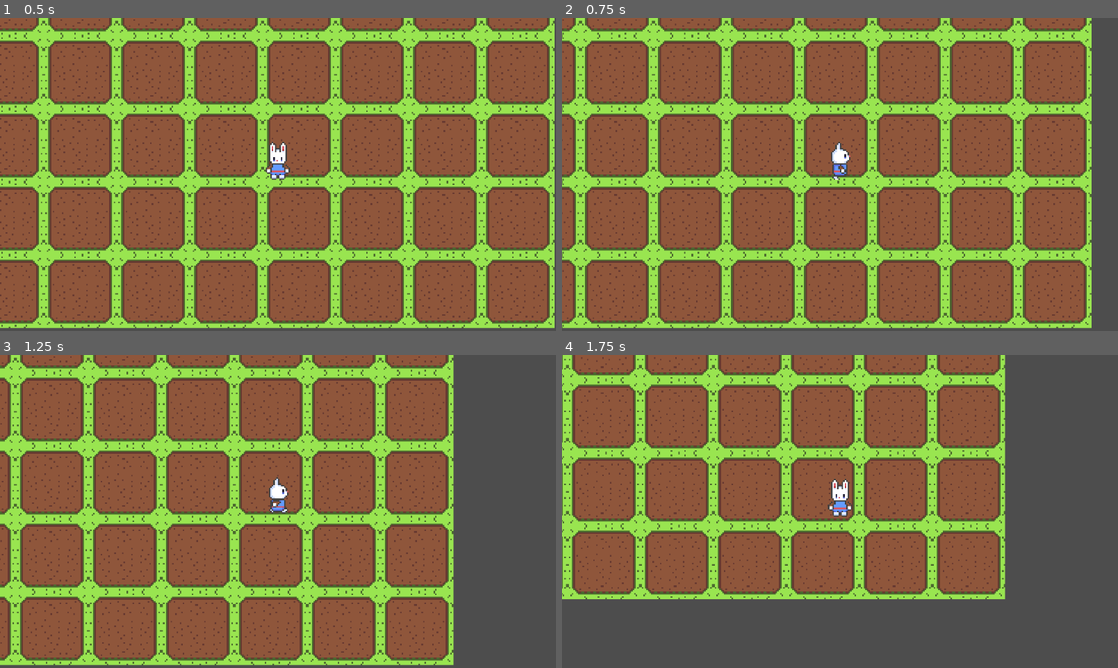
Above: before the commit, frames 1-4 (two rows, left to right).
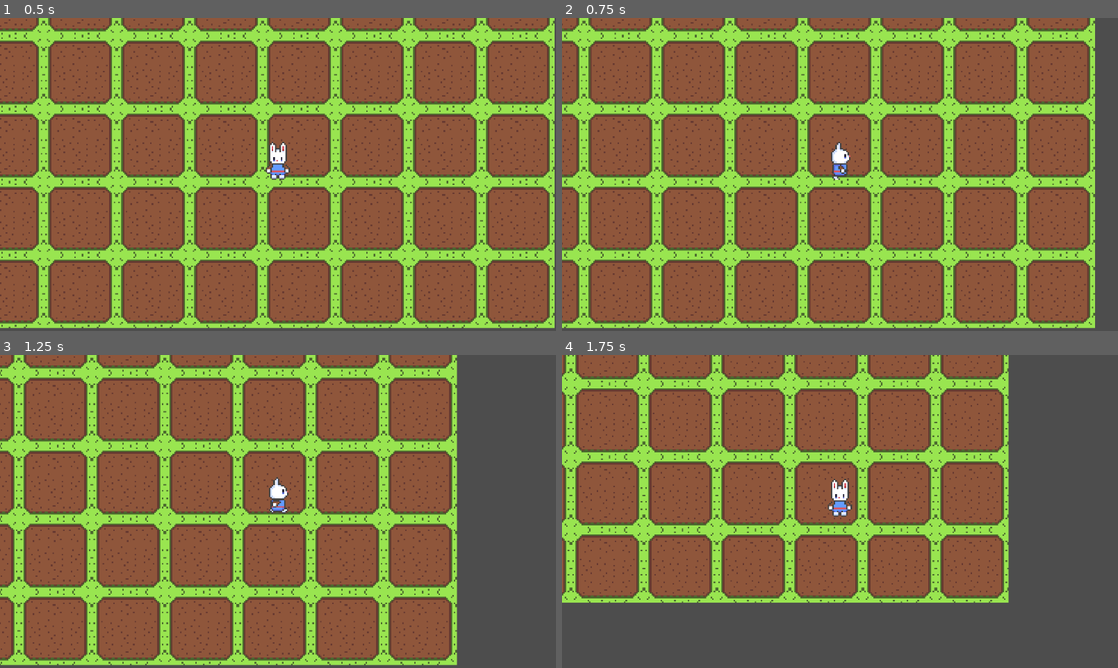
Above: after the commit, the same moments.

Repository: bregre550/bigbeef
Game: Godot game, scene res://Sandbox/01.tscn
The game is run twice, just before and just after one commit, with the same random seed, the same clock (stepped at 60 frames per second) and the same inputs.
Inputs:
- Up to frame 1 (0.5 s): no input
- Up to frame 2 (0.75 s): tap Enter at 0.5 s; hold D (right) from 0.53 s (still down); tap / (strafe) at 0.6 s
- Up to frame 3 (1.25 s): keep holding D (right)
- Up to frame 4 (1.75 s): release D (right) at 1.28 s; hold S (down) from 1.28 s (still down); tap Space (shoot) at 1.35 s; tap / (strafe) at 1.55 s

Frame 1 is identical in both runs. In frame 2, 24% of the frame differs, in the area x 0-96%, y 0-100%; in frame 3, 21%; in frame 4, 23%.

Commit message:
added strafe speed
slowed character while strafing

Diff:
--- a/big-beef/Scripts/state_walk.gd
+++ b/big-beef/Scripts/state_walk.gd
@@ -1,6 +1,8 @@
 class_name State_Walk extends State
 
-@export var move_speed : float = 100.0
+@export var strafe_speed: float = 65.0
+@export var normal_speed: float = 100.0
+@export var move_speed : float
 @onready var idle: State = $"../Idle"
 @onready var walk: State = $"../Walk"
 
@@ -13,6 +15,12 @@
 func Process( _delta: float ) -> State:
 	if player.direction == Vector2.ZERO:
 		return idle
+
+	if player.is_strafing:
+		move_speed = strafe_speed
+	else:
+		move_speed = normal_speed
+
 
 	player.velocity = player.direction * move_speed
 
